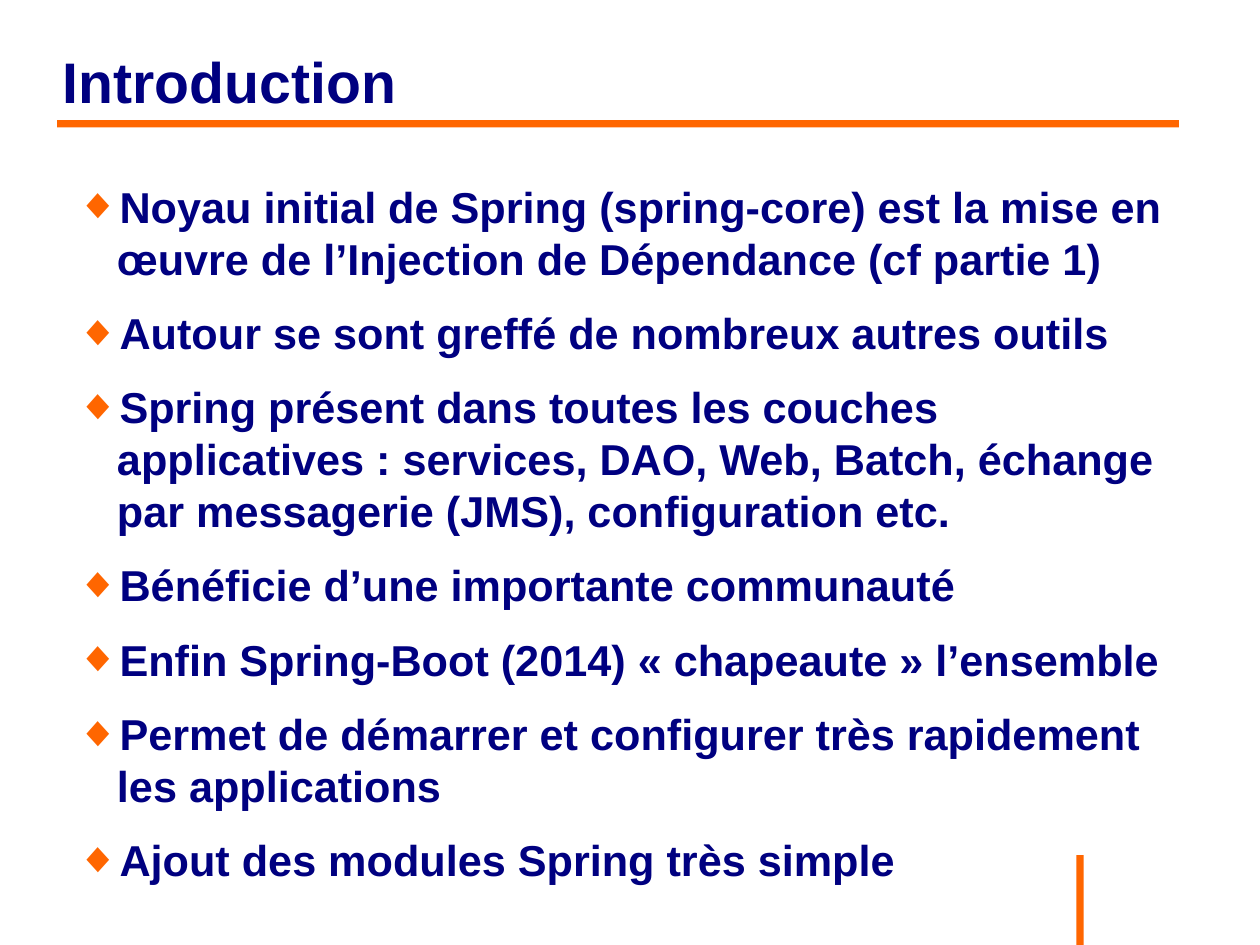
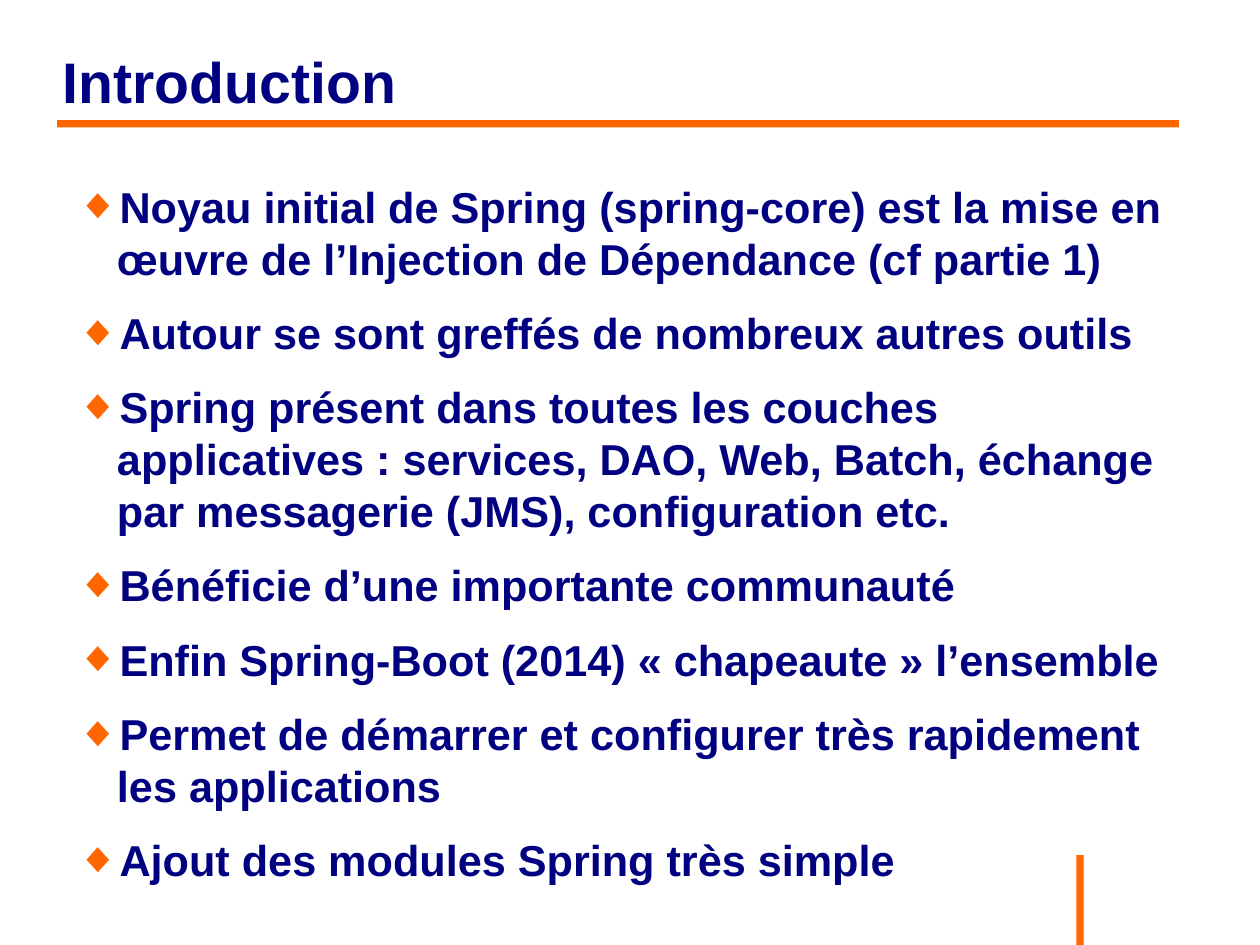
Before and after one commit to philphils/formation-spring, a slide deck: slide 6 of Documentation/diapo_formation_spring.odp. Drawn at 1260x945 pixels with LibreOffice and Linux fonts; fonts in the diff are those of the drawing; background and template pictures are left out. Boxes give left, top, right and bottom in pixels: in the first picture for what was removed or moved away, otherwise in the second. Text is boxed around its words. In the diff, an @@ line names an element or a change of style, - is before the commit and + after.

```diff
--- a/Documentation/diapo_formation_spring.odp
+++ b/Documentation/diapo_formation_spring.odp
@@ text at (120, 317, 1132, 357): text changed @@
-◆ Autour se sont greffé de nombreux autres outils
+◆ Autour se sont greffés de nombreux autres outils
```
Also in this commit, not shown: 1 other slide changed, 5 slides added.
